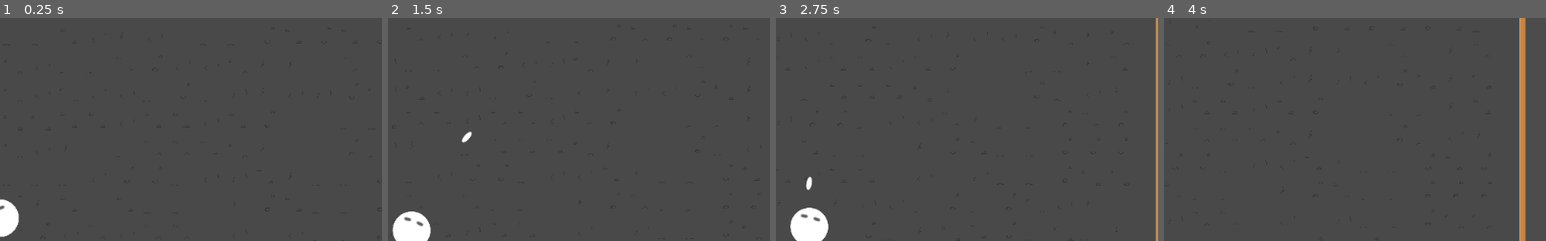
Above: before the commit, frames 1-4 (left to right).
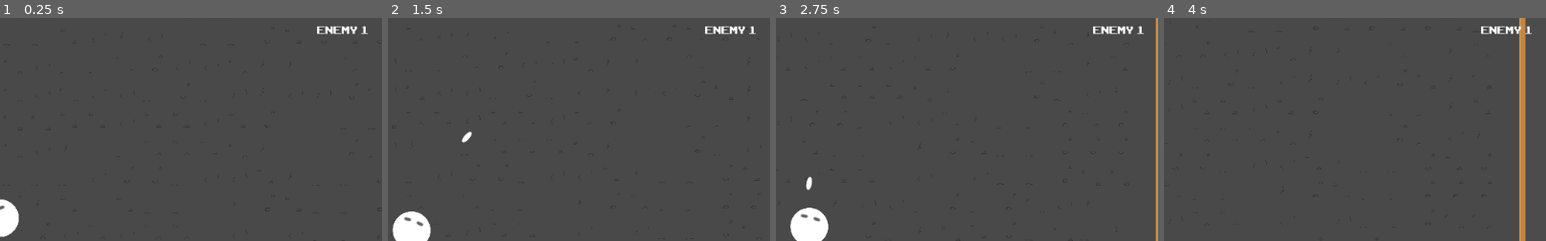
Above: after the commit, the same moments.

Repository: kmltml/gmtk2021
Game: Godot game, scene res://main.tscn
Same seed, same stepped clock (60 frames per second), same inputs: the game is played once before the commit and once after it. Sound files missing from this copy of the repository are replaced by a short silence.
Inputs (mouse positions are % of the whole screen's width and height, from its top left):
- Up to frame 1 (0.25 s): no input
- Up to frame 2 (1.5 s): move the mouse to (72, 45) at 0.52 s; press the mouse at (72, 45) at 0.53 s; hold D (move_right) 0.53-1.28 s; move the mouse to (30, 55) at 1.27 s; release the mouse at (30, 55) at 1.28 s; hold S (move_down) from 1.28 s (still down); click (30, 55) at 1.35 s
- Up to frame 3 (2.75 s): move the mouse to (60, 28) at 2.02 s; release S (move_down) at 2.03 s; press the mouse at (60, 28) at 2.03 s; hold D (move_right) from 2.03 s (still down)
- Up to frame 4 (4 s): move the mouse to (45, 70) at 2.77 s; release D (move_right) at 2.78 s; release the mouse at (45, 70) at 2.78 s; hold W (move_up) 2.78-3.53 s; click (45, 70) at 2.85 s; move the mouse to (80, 65) at 3.52 s; press the mouse at (80, 65) at 3.53 s; hold A (move_left) from 3.53 s (still down)
The pictures show only the part of the screen within x 50-100%, y 5-55%; the shares and areas given below are measured in that part.

The runs differ from the first frame. In frame 1, 0.3% of the frame differs, in the area x 83-97%, y 3-8%; in frame 2, 0.3%; in frame 3, 0.3%; in frame 4, 0.3%.

Commit message:
Hud EnemyCount

Diff:
--- a/hud/Hud.tscn
+++ b/hud/Hud.tscn
@@ -58,6 +58,17 @@
 "_edit_use_anchors_": false
 }
 
+[node name="Enemy" type="Label" parent="Control"]
+margin_left = 937.25
+margin_top = 35.5594
+margin_right = 1006.25
+margin_bottom = 56.5594
+custom_fonts/font = ExtResource( 4 )
+text = "enemy: 1"
+__meta__ = {
+"_edit_use_anchors_": false
+}
+
 [node name="Score" type="Label" parent="Control"]
 margin_left = 494.769
 margin_top = 576.348
--- a/hud/hud.gd
+++ b/hud/hud.gd
@@ -3,9 +3,11 @@
 onready var heart = $TextureRect
 onready var backGround = $Pause
 onready var lvl = $Lvl
+onready var enemy = $Enemy
 onready var score = $Score
 onready var endScore = $End/EndScore
 onready var end = $End
+
 
 
 func _process(_delta):
@@ -13,6 +15,7 @@
     heart.rect_size.x = playerHealth * 19
     lvl.text="lvl: " + str(Global.lvlWave)
     score.text="score: " + str(Global.score)
+    enemy.text="enemy: " + str(Global.enemiesCount)
 
     if(playerHealth <= 0):
         Global.levelScene.get_tree().paused=true
